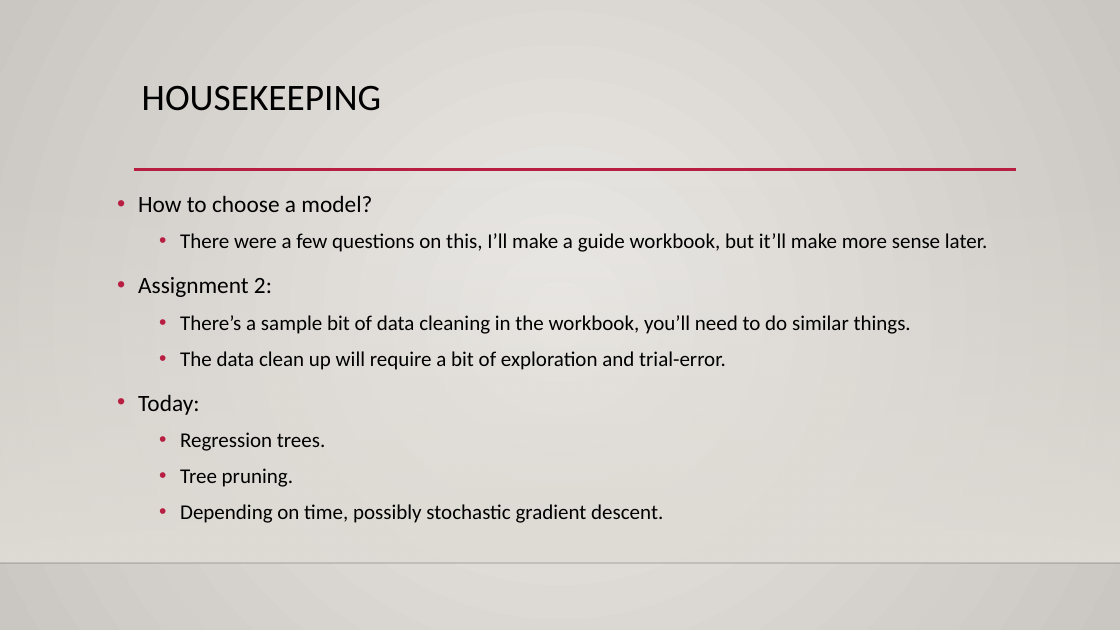
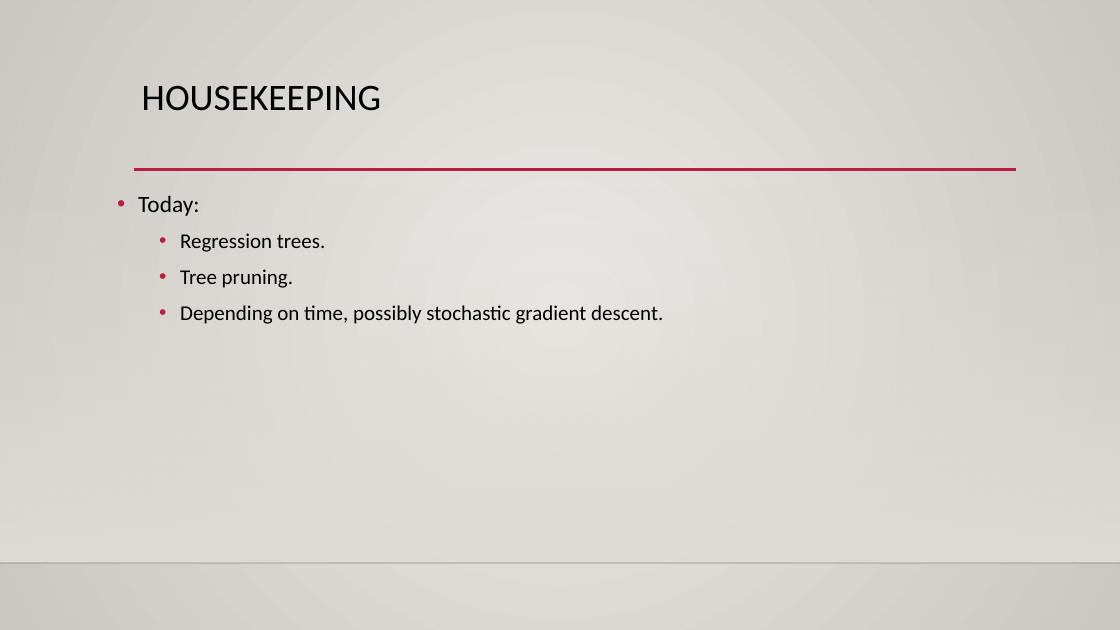
Before and after one commit to glennybarnes/Intro_to_Machine_Learning_Students, a slide deck: slide 1 of reference_content/Slides/006_regression_trees.pptx. Drawn at 1120x630 pixels with LibreOffice and Linux fonts; fonts in the diff are those of the drawing; background and template pictures are left out. Boxes give left, top, right and bottom in pixels: in the first picture for what was removed or moved away, otherwise in the second. Text is boxed around its words. In the diff, an @@ line names an element or a change of style, - is before the commit and + after.

```diff
--- a/reference_content/Slides/006_regression_trees.pptx
+++ b/reference_content/Slides/006_regression_trees.pptx
@@ text at box(138, 195, 987, 370): paragraphs removed @@
-• How to choose a model?
-  • There were a few questions on this, I’ll make a guide workbook, but it’ll make more sense later.
-• Assignment 2:
-  • There’s a sample bit of data cleaning in the workbook, you’ll need to do similar things.
-  • The data clean up will require a bit of exploration and trial-error.
```
Also in this commit, not shown: 2 other slides changed, 3 slides added, 2 other files.
